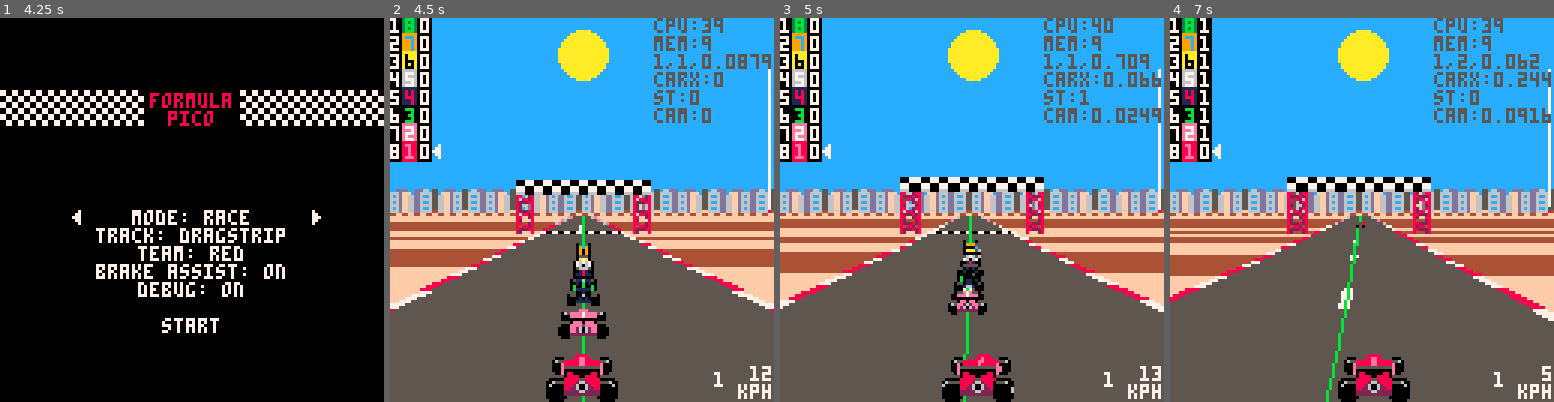
Above: before the commit, frames 1-4 (left to right).
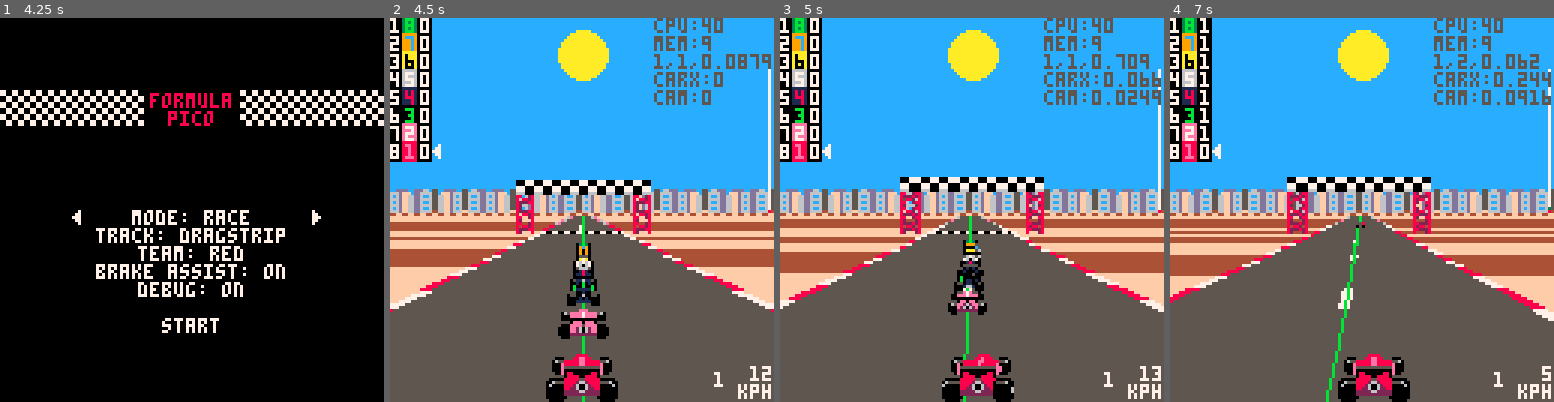
Above: after the commit, the same moments.

Repository: Joeltronics/formula_pico
Game: PICO-8 cartridge formula_pico.p8
Two runs of this game, one before a commit and one after it. Both use one fixed random seed, a clock stepped at 60 frames per second and the inputs below.
Inputs:
- Up to frame 1 (4.25 s): tap X (X key) at 0.33, 0.7, 1.43, 2.58, 3.1, 3.62, 4.13 s; tap O (Z key) at 1.07, 1.8, 2.43, 3.07, 3.7 s; hold Right 2.33-3.33 s; hold Right 3.38-4.22 s
- Up to frame 2 (4.5 s): hold Up from 4.27 s (still down); tap O (Z key) at 4.33 s
- Up to frame 3 (5 s): tap X (X key) at 4.65 s; release Up at 4.67 s; hold Right from 4.72 s (still down); tap O (Z key) at 4.97 s
- Up to frame 4 (7 s): tap X (X key) every 0.52 s from 5.17 to 6.72 s; tap O (Z key) at 5.6, 6.23, 6.87 s; release Right at 5.72 s; hold Down 5.77-6.1 s; hold Left 6.15-6.98 s

Frame 1 is identical in both runs. In frame 2, 0.7% of the frame differs, in the area x 68-86%, y 0-28%; in frame 3, 1.1%; in frame 4, 1.2%, in the area x 68-100%, y 0-28%.

Commit message:
Braking point logic

Diff:
--- a/drawing.lua
+++ b/drawing.lua
@@ -123,11 +123,12 @@
 
 	if (not draw_racing_line) return
 
+	local speed = cars[1].speed
+
 	local col = 11
-	local speed = cars[1].speed
-
-	if (speed > section.max_speed) col = 8
-	if (speed == section.max_speed and section.max_speed < 0.99) col = 10
+	if (section.max_speed < 0.999 and speed > section.max_speed - 0.01) col = 10
+	if (need_to_brake(section, seg, 0, speed)) col = 2
+	if (section.max_speed < 0.999 and speed > section.max_speed + 0.01) col = 8
 
 	local dx1 = section.entrance_x + seg*section.racing_line_dx
 	local dx2 = section.entrance_x + (seg - 1)*section.racing_line_dx
@@ -512,8 +513,6 @@
 	-- print('hw:' .. road.half_width)
 	-- print('wall:' .. section.wall)
 
-	print('st:' .. cars[1].sprite_turn)
-
 	if cam_dy ~= 2 or cam_dz ~= 2 then
 		print('cam:' .. cam_x .. ',' .. cam_dy .. ',' .. cam_dz)
 	else
@@ -522,4 +521,7 @@
 
 	-- local pitch = (section.pitch + section.dpitch*(segment_idx - 1))
 	-- print('pi:' .. pitch)
-end
+
+	-- print('bd: ' .. braking_distance(cars[1].speed, section.braking_speed))
+	-- print('bp: ' .. distance_to_next_braking_point(section, cars[1].segment_idx, cars[1].subseg))
+end
--- a/game_logic.lua
+++ b/game_logic.lua
@@ -212,8 +212,9 @@
 
 	local speed, gear, car_x = car.speed, car.gear, car.x
 
+	local auto_brake = brake_assist or car.ai
+
 	local limit_speed = 1
-	local section_recommended_speed = section.max_speed
 
 	local accel = accel_by_gear[flr(gear)]
 	if (car.ai and not car.ghost) accel *= rnd(ai_accel_random)
@@ -254,10 +255,10 @@
 		-- TODO: more parameters
 	end
 
-	-- Apply acceleration
+	-- Apply acceleration/braking
 
 	if speed > limit_speed then
-		-- Brake (to section speed)
+		-- Wall or grass - brake to limit speed
 		speed = max(speed - decel, limit_speed)
 
 		if limit_speed == 1 then
@@ -266,11 +267,17 @@
 			car.engine_accel_brake = -1
 		end
 
-	elseif (brake_assist or car.ai) and speed > section_recommended_speed then
-		-- Brake (to recommended speed)
+	elseif auto_brake and need_to_brake(section, car.segment_idx, car.subseg, speed) then
+		-- Brake, to braking_speed
 		accel_brake_input = -1
-		speed = max(speed - decel, section_recommended_speed)
+		speed = max(speed - decel, section.braking_speed)
 		car.engine_accel_brake = -1
+
+	-- elseif auto_brake and speed > section.max_speed - 0.01 then
+	elseif auto_brake and speed > section.max_speed - accel then
+		-- Right at limit speed (typically mid-corner); maintain speed
+		accel_brake_input = 0
+		car.engine_accel_brake = 0
 
 	elseif car.ai or accel_brake_input > 0 then
 		-- Accelerate
@@ -279,7 +286,7 @@
 		car.engine_accel_brake = 1
 
 	elseif accel_brake_input < 0 then
-		-- Brake (to zero)
+		-- Brake, to zero
 		speed = toward_zero(speed, brake_decel)
 		car.engine_accel_brake = -1
 
--- a/init_track.lua
+++ b/init_track.lua
@@ -77,12 +77,25 @@
 		if (section.bgr) section.bgr = bg_objects[section.bgr]
 	end
 
-	for section_idx = 1, #road do
+	-- Now calculate parameters that depend on multiple sections
+	-- Iterate in reverse for the sake of braking speeds
+
+	-- This won't be accurate at the last sections, but this should be a straight where you wouldn't normally be braking
+	local next_braking_speed, next_braking_distance = 1, 0
+	for section_idx = #road, 1, -1 do
 		local section0 = road[section_idx]
 		local section1 = road[section_idx % #road + 1]
 
 		section0.dpitch = (section1.pitch - section0.pitch) / section0.length
 
 		section0.racing_line_dx = (section1.entrance_x - section0.entrance_x) / section0.length
+
+		if (section1.max_speed < section0.max_speed) then
+			next_braking_distance = 0
+			next_braking_speed = section1.max_speed
+		end
+		section0.braking_speed = min(section0.max_speed, next_braking_speed)
+		section0.next_braking_distance = next_braking_distance
+		next_braking_distance += section0.length
 	end
 end
--- a/utils.lua
+++ b/utils.lua
@@ -59,3 +59,45 @@
 	end
 	return section_idx, segment_idx
 end
+
+--[[
+	Braking distance:
+		Vf^2 = Vi^2  + 2 * a * d
+		d = (Vf^2 - Vi^2) / (2 * a)
+
+	brake_decel is positive deceleration, so we want -a:
+		d = (Vi^2 - Vf^2) / (2 * -a)
+
+	Speeds are scaled by speed_scale, so true speeds Vi & Vf are:
+		s = current speed, in game units
+		b = braking speed, in game units
+		C = speed_scale
+		Vi = s * C
+		Vf = b * C
+
+		d = ((s*C)^2 - (b*C)^2) / (2 * -a)
+		d = (s^2 - b^2) * C^2 / (2 * -a)
+
+		d = SCALE * (s^2 - b^2)
+		SCALE = C^2 / (2 * -a)
+]]
+
+braking_distance_scale = speed_scale * speed_scale / (2 * brake_decel)
+
+function braking_distance(curr_speed, brake_speed)
+	return braking_distance_scale * (curr_speed*curr_speed - brake_speed*brake_speed)
+end
+
+function distance_to_next_braking_point(section, seg, subseg)
+	return section.next_braking_distance + section.length - seg - subseg
+end
+
+function need_to_brake(section, seg, subseg, curr_speed)
+
+	if (curr_speed > section.max_speed) return true
+
+	local brake_speed = section.braking_speed
+	if (curr_speed <= brake_speed) return false
+
+	return braking_distance(curr_speed, brake_speed) >= distance_to_next_braking_point(section, seg, subseg)
+end
